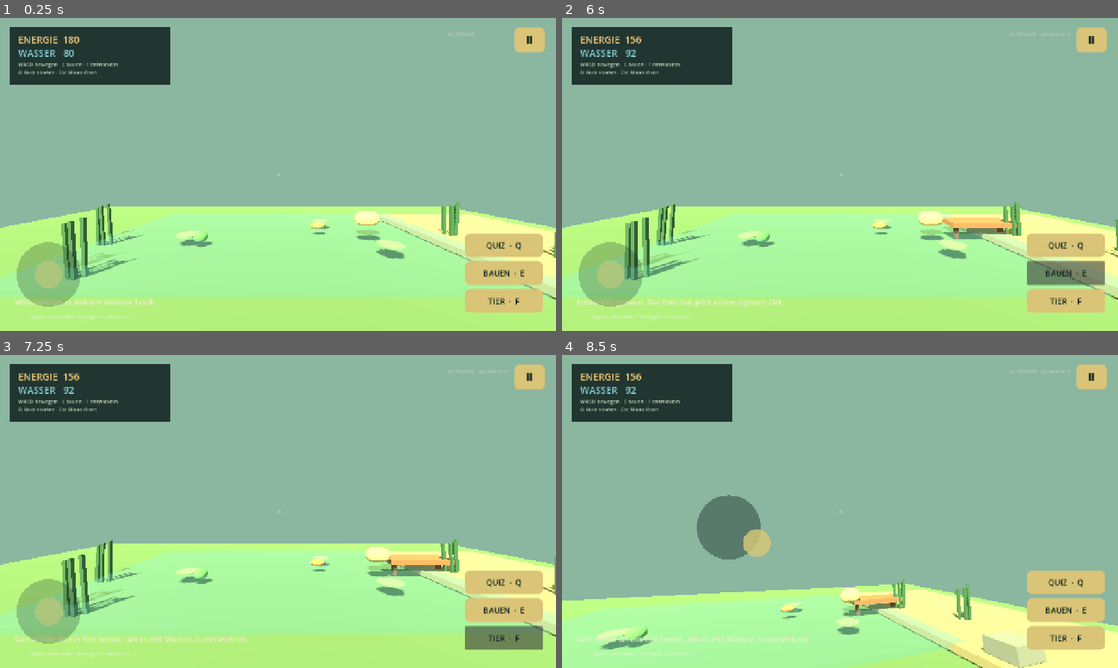
Above: before the commit, frames 1-4 (two rows, left to right).
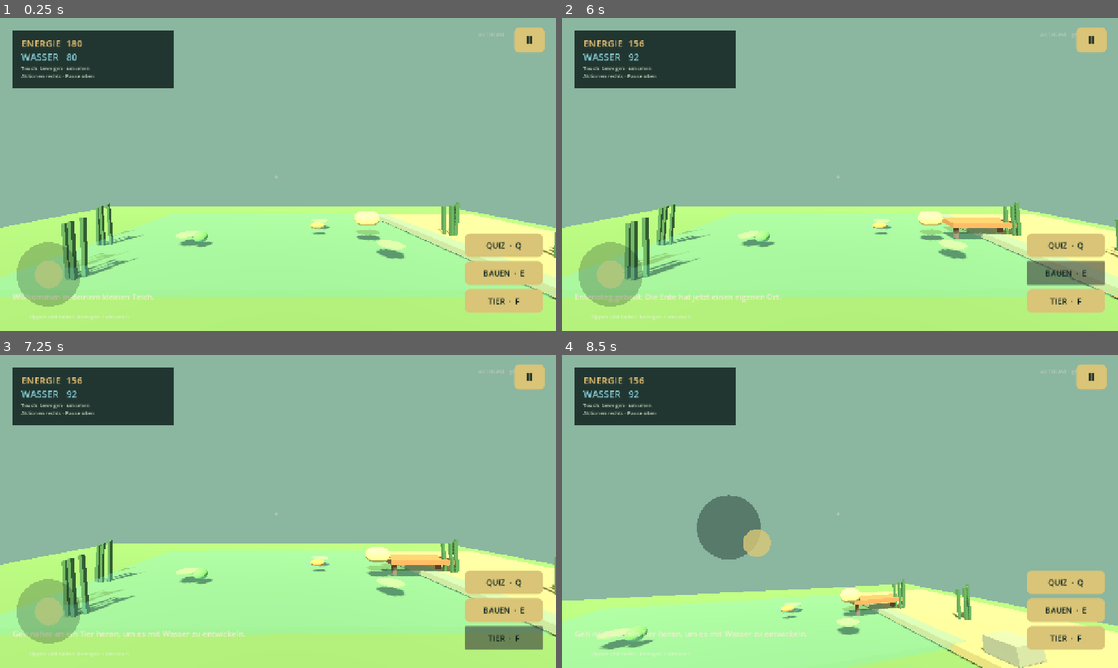
Above: after the commit, the same moments.

Repository: makopipokam/manualai.org
Game: Godot game, scene res://main.tscn
The game is run twice, just before and just after one commit, with the same random seed, the same clock (stepped at 60 frames per second) and the same inputs. Sound files missing from this copy of the repository are replaced by a short silence.
Inputs (mouse positions are in pixels of both pictures, inside the frame that each line leads up to):
- Up to frame 1 (0.25 s): no input
- Up to frame 2 (6 s): click "Ⅱ" at 0.5 s; click "WEITER" at 1.25 s; click "QUIZ · Q" at 2 s; click "Langsam Abstand halten" at 2.75 s; click "Nächste Frage" at 3.5 s; click "Hinterher sprinten" at 4.25 s; click "Zurück zum Teich" at 5 s; click "BAUEN · E" at 5.75 s
- Up to frame 3 (7.25 s): click "TIER · F" at 6.5 s
- Up to frame 4 (8.5 s): drag from (840, 511) to (895, 442) at 7.27 s; drag from (728, 527) to (812, 574) at 8.02 s

The runs differ from the first frame. In frame 1, 2.1% of the frame differs, in the area x 1-91%, y 2-92%; in frame 2, 2.3%; in frame 3, 2.3%, in the area x 1-93%, y 2-92%; in frame 4, 2.2%.

Commit message:
Make the mobile HUD viewport responsive

Diff:
--- a/godot/pwnd-prototype/scripts/main.gd
+++ b/godot/pwnd-prototype/scripts/main.gd
@@ -12,8 +12,12 @@
 var dock_built := false
 var hud_energy: Label
 var hud_water: Label
+var hud_panel: ColorRect
+var control_hint_a: Label
+var control_hint_b: Label
 var message: Label
 var interaction_hint: Label
+var crosshair: Label
 var quiz_panel: PwndQuizPanel
 var mobile_controls: PwndMobileControls
 var save_hint: Label
@@ -146,23 +150,18 @@
 func _build_hud() -> void:
 	var layer := CanvasLayer.new()
 	add_child(layer)
-	var panel := ColorRect.new()
-	panel.color = Color(0.04, 0.1, 0.09, 0.82)
-	panel.position = Vector2(22, 20)
-	panel.size = Vector2(370, 132)
-	layer.add_child(panel)
+	hud_panel = ColorRect.new()
+	hud_panel.color = Color(0.04, 0.1, 0.09, 0.82)
+	layer.add_child(hud_panel)
 	hud_energy = _label(layer, Vector2(42, 34), "ENERGIE  180", 22, Color("#f2c978"))
 	hud_water = _label(layer, Vector2(42, 65), "WASSER   80", 22, Color("#8cd6e1"))
-	_label(layer, Vector2(42, 98), "WASD bewegen · E bauen · F entwickeln", 12, Color("#c8d8c0"))
-	_label(layer, Vector2(42, 116), "Q Quiz starten · Esc Maus lösen", 12, Color("#c8d8c0"))
+	control_hint_a = _label(layer, Vector2(42, 98), "WASD bewegen · E bauen · F entwickeln", 12, Color("#c8d8c0"))
+	control_hint_b = _label(layer, Vector2(42, 116), "Q Quiz starten · Esc Maus lösen", 12, Color("#c8d8c0"))
 	message = _label(layer, Vector2(34, 640), "", 18, Color("#f1edcf"))
-	message.size = Vector2(900, 40)
 	message.autowrap_mode = TextServer.AUTOWRAP_WORD_SMART
 	interaction_hint = _label(layer, Vector2(390, 548), "", 18, Color("#f2e6a4"))
-	interaction_hint.size = Vector2(500, 42)
 	interaction_hint.horizontal_alignment = HORIZONTAL_ALIGNMENT_CENTER
-	var crosshair := _label(layer, Vector2(637, 345), "+", 20, Color(0.95, 0.95, 0.82, 0.7))
-	crosshair.size = Vector2(20, 20)
+	crosshair = _label(layer, Vector2(637, 345), "+", 20, Color(0.95, 0.95, 0.82, 0.7))
 	save_hint = _label(layer, Vector2(1030, 28), "AUTOSAVE", 12, Color("#b9cbb5"))
 	mobile_controls = MobileControlsScript.new()
 	layer.add_child(mobile_controls)
@@ -174,6 +173,30 @@
 	layer.add_child(quiz_panel)
 	quiz_panel.completed.connect(_on_quiz_completed)
 	quiz_panel.closed.connect(_on_quiz_closed)
+	get_viewport().size_changed.connect(_layout_hud)
+	_layout_hud()
+
+func _layout_hud() -> void:
+	if not hud_panel or not get_viewport():
+		return
+	var view_size: Vector2 = get_viewport().get_visible_rect().size
+	var margin: float = clampf(view_size.y * 0.04, 16.0, 34.0)
+	var panel_width: float = minf(370.0, maxf(280.0, view_size.x * 0.42))
+	hud_panel.position = Vector2(margin, margin)
+	hud_panel.size = Vector2(panel_width, 132)
+	hud_energy.position = hud_panel.position + Vector2(20, 14)
+	hud_water.position = hud_panel.position + Vector2(20, 45)
+	control_hint_a.position = hud_panel.position + Vector2(20, 78)
+	control_hint_b.position = hud_panel.position + Vector2(20, 96)
+	if DisplayServer.is_touchscreen_available():
+		control_hint_a.text = "Touch: bewegen · umsehen"
+		control_hint_b.text = "Aktionen rechts · Pause oben"
+	message.position = Vector2(margin, max(420.0, view_size.y - 92.0))
+	message.size = Vector2(max(280.0, view_size.x - margin * 2.0), 44)
+	interaction_hint.position = Vector2(max(margin, (view_size.x - 500.0) * 0.5), view_size.y * 0.70)
+	interaction_hint.size = Vector2(min(500.0, view_size.x - margin * 2.0), 42)
+	crosshair.position = Vector2(view_size.x * 0.5 - 10.0, view_size.y * 0.5 - 10.0)
+	save_hint.position = Vector2(max(margin, view_size.x - 150.0 - margin), margin)
 
 func _build_pause_overlay(layer: CanvasLayer) -> void:
 	pause_overlay = Control.new()
Not shown, changed: godot/pwnd-prototype/README.md
Not shown, changed: godot/pwnd-prototype/ROADMAP.md
